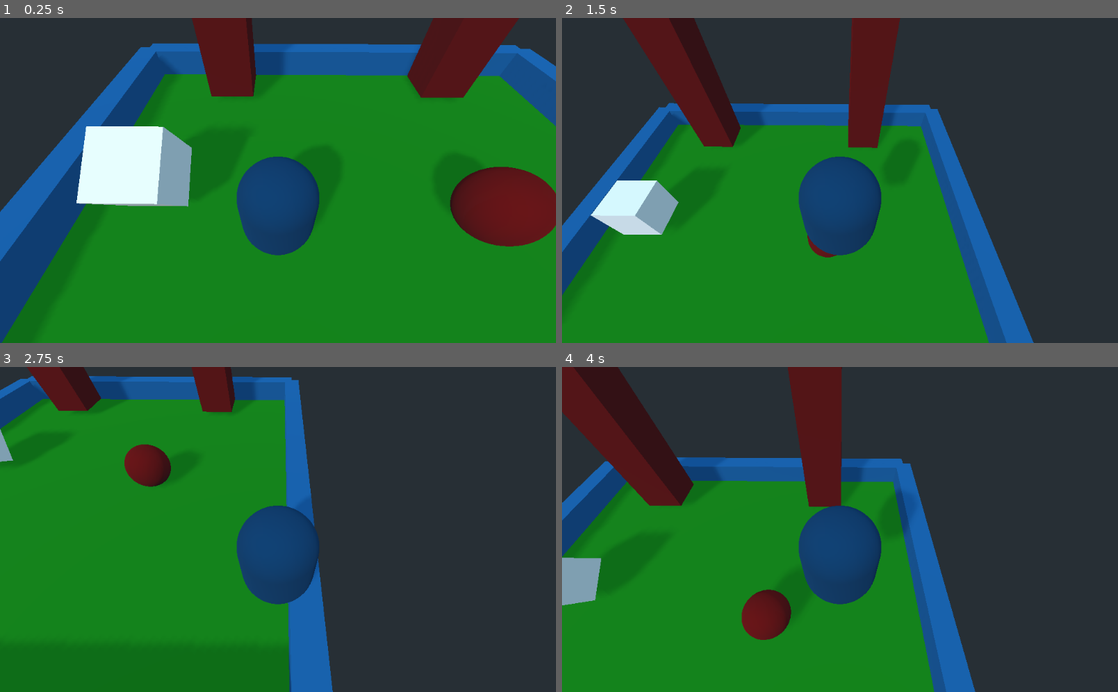
Above: before the commit, frames 1-4 (two rows, left to right).
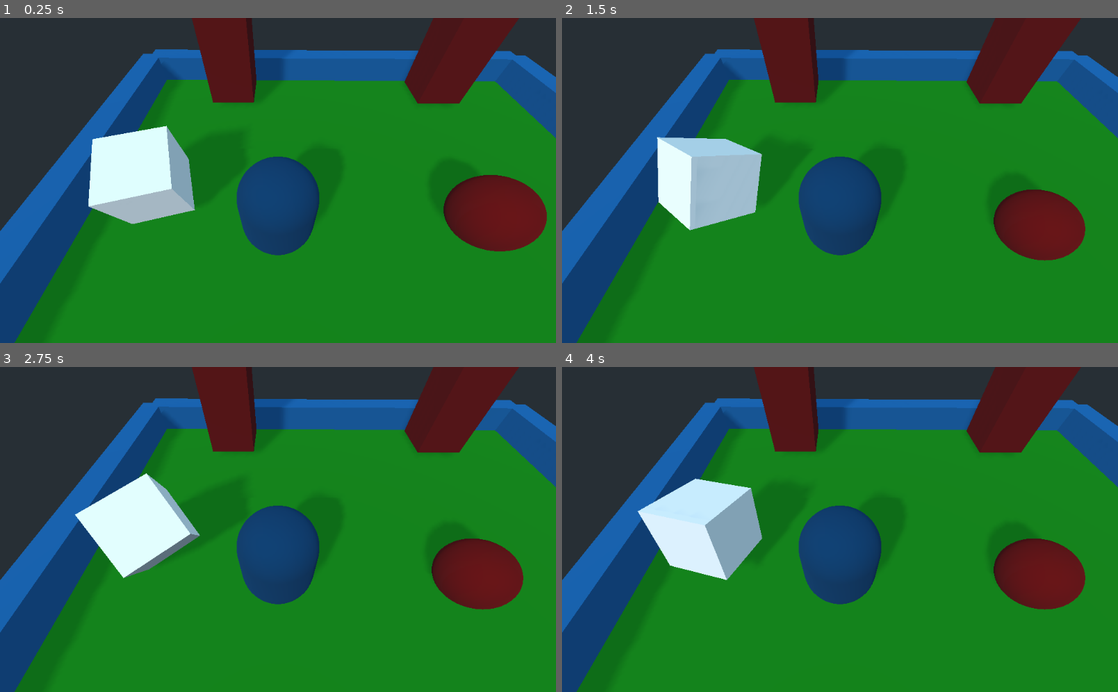
Above: after the commit, the same moments.

Repository: hoel-bagard/InsertionGodot
Game: Godot game, scene res://Tutorial/Scenes/Main.tscn
Two runs of this game, one before a commit and one after it. Both use one fixed random seed, a clock stepped at 60 frames per second and the inputs below.
Inputs:
- Up to frame 1 (0.25 s): no input
- Up to frame 2 (1.5 s): hold Right (ui_right) 0.53-1.28 s; hold Space 0.53-1.28 s; hold Down (ui_down) from 1.28 s (still down); tap Space at 1.35 s
- Up to frame 3 (2.75 s): tap Space at 1.52, 1.82 s; release Down (ui_down) at 2.03 s; hold Right (ui_right) from 2.03 s (still down); hold Space from 2.03 s (still down)
- Up to frame 4 (4 s): release Right (ui_right) at 2.78 s; release Space at 2.78 s; hold Up (ui_up) 2.78-3.53 s; tap Space at 2.85, 3.02, 3.32 s; hold Left (ui_left) from 3.53 s (still down); hold Space from 3.53 s (still down)

The runs differ from the first frame. In frame 1, 10% of the frame differs, in the area x 0-100%, y 7-100%; in frame 2, 54%; in frame 3, 69%, in the area x 0-100%, y 0-100%; in frame 4, 64%.

Commit message:
The peg can now be moved by the AI

Diff:
--- a/Communication/Server.gd
+++ b/Communication/Server.gd
@@ -1,19 +1,24 @@
 extends Node
+export(NodePath) var pathToPeg
+
 
 const PORT: int = 9081
 
 var server: TCP_Server
 var client: StreamPeerTCP
 
+var peg: Node
+var peg_coord: Array
 
 func _ready() -> void:
+	peg = get_node(pathToPeg)
+
 	server = TCP_Server.new()
 	if server.listen(PORT) == OK:  # In gdscript it seems like OK means 0
 		set_process(true)
 		print("Server started on port %d" % PORT)
 	else:
 		print("Failed to start server on port %d" % PORT)
-
 
 func _process(_delta) -> void:
 	if server.is_connection_available():
@@ -24,7 +29,7 @@
 		print("Server listening on port %d" % PORT)
 	if client and  client.is_connected_to_host():
 		poll_server()
-
+	# peg.jump()
 
 func stop_server() -> void:
 	server.stop()
@@ -33,9 +38,32 @@
 func poll_server() -> void:
 	while client.get_available_bytes() > 0:
 		var msg = str(client.get_string(client.get_available_bytes()))
-		print("Received msg: %s " % msg)
+		# print("Received msg: %s " % msg)
+		# send_var("Echo: %s " % msg)
 
-		send_var("Echo: %s " % msg)
+		var json_data = JSON.parse(msg)
+		if json_data.error != OK:
+			print("Could not parse JSON")
+			return
+		json_data = json_data.result
+		print(json_data)
+		if json_data["coord"]:
+			peg_coord = peg.move(json_data["coord"])
+
+		# Answer
+		# capture screen
+		# var img = get_viewport().get_texture().get_data()
+		# img.save_png("res://screenshot.png")
+		# img = Marshalls.variant_to_base64(img)
+		# img = Marshalls.raw_to_base64(img.get_buffer(img.get_len()))
+		var data = {
+			"action": "FIRST",
+			# "image": img,
+			"coord": peg_coord,
+			"done": 0
+		}
+		send_var(JSON.print(data))
+
 
 
 func send_var(msg: String) -> void:
--- a/Tutorial/Scenes/Main.tscn
+++ b/Tutorial/Scenes/Main.tscn
@@ -48,10 +48,7 @@
 light_energy = 0.5
 shadow_enabled = true
 
-[node name="ClientWS" type="Node" parent="."]
-
-[node name="ServerWS" type="Node" parent="."]
-
 [node name="Server" type="Node" parent="."]
 script = ExtResource( 11 )
+pathToPeg = NodePath("../Peg")
 [connection signal="body_entered" from="Box" to="Box" method="_on_Box_body_entered"]
--- a/Tutorial/Scripts/Box.gd
+++ b/Tutorial/Scripts/Box.gd
@@ -13,7 +13,7 @@
 
 func _process(delta):
 	rotate_x(deg2rad(60 * delta))
-	rotate_x(deg2rad(60 * delta))
+	rotate_y(deg2rad(60 * delta))
 
 func _on_Box_body_entered(body):
 	if body is KinematicBody:
--- a/Tutorial/Scripts/Peg.gd
+++ b/Tutorial/Scripts/Peg.gd
@@ -3,13 +3,45 @@
 var speed = 500
 var direction = Vector3()
 var gravity = -9.81
-var velocity = Vector3()
+var linear_velocity = Vector3()
+var angular_velocity = Vector3()
 
-# Called when the node enters the scene tree for the first time.
+
 func _ready():
 	pass # Replace with function body.
 
+
 func _physics_process(delta):
+	# manual_move(delta)
+	move_and_slide(linear_velocity, Vector3(0, 1, 0))
+	rotate_x(angular_velocity[0] * delta)
+	rotate_y(angular_velocity[1] * delta)
+	rotate_z(angular_velocity[2] * delta)
+
+
+func move(coord):
+	print("Moving peg by: ", coord)
+	var x: float = coord[0]
+	var  y: float = coord[1]
+	var  z: float = coord[2]
+	var alpha: float = coord[3]
+	var beta: float = coord[4]
+	var gamma: float = coord[5]
+	linear_velocity = Vector3(x, y, z)
+	angular_velocity = Vector3(alpha, beta, gamma)
+
+	var pos = self.get_translation()
+	x = pos[0]
+	y = pos[1]
+	z = pos[2]
+	var rot = self.get_rotation()
+	alpha = rot[0]
+	beta = rot[1]
+	gamma = rot[2]
+	return [x, y, z, alpha, beta, gamma]
+
+
+func manual_move(delta):
 	direction = Vector3(0, 0, 0)
 	if Input.is_action_pressed("ui_left"):
 		direction.x -= 1
@@ -23,15 +55,16 @@
 	direction = direction.normalized()
 	direction = direction * speed *delta
 
-	velocity.x = direction.x
-	velocity.z = direction.z
-	velocity.y += gravity * delta
+	linear_velocity.x = direction.x
+	linear_velocity.z = direction.z
+	linear_velocity.y += gravity * delta
 
-	velocity = move_and_slide(velocity, Vector3(0, 1, 0))
+	linear_velocity = move_and_slide(linear_velocity, Vector3(0, 1, 0))
 
 	if is_on_floor() and Input.is_key_pressed(KEY_SPACE):
-		velocity.y = 10
+		linear_velocity.y = 10
 
-# Called every frame. 'delta' is the elapsed time since the previous frame.
-#func _process(delta):
-#	pass
+
+func jump():
+	if is_on_floor():
+		linear_velocity.y = 10
